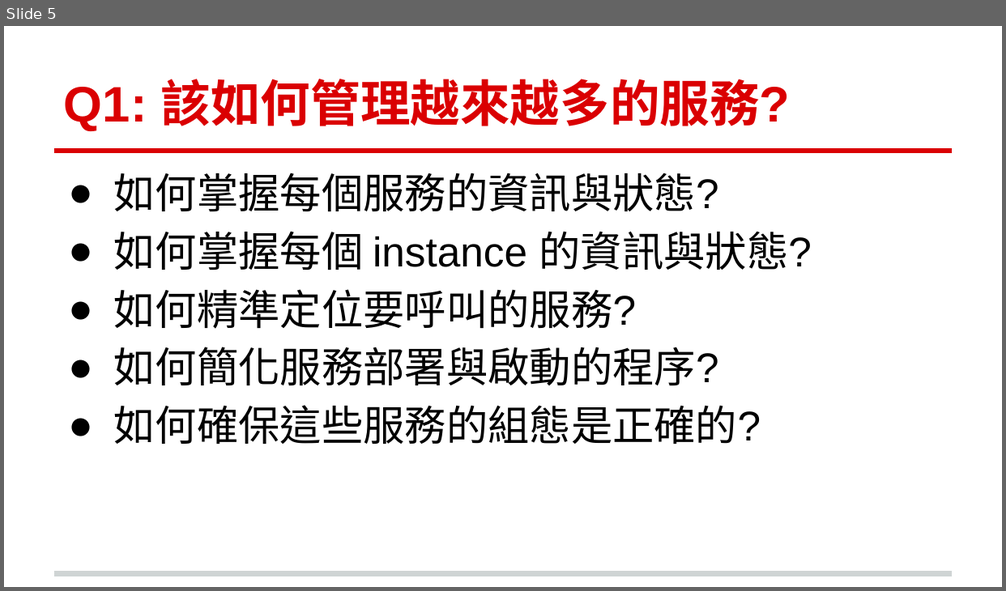
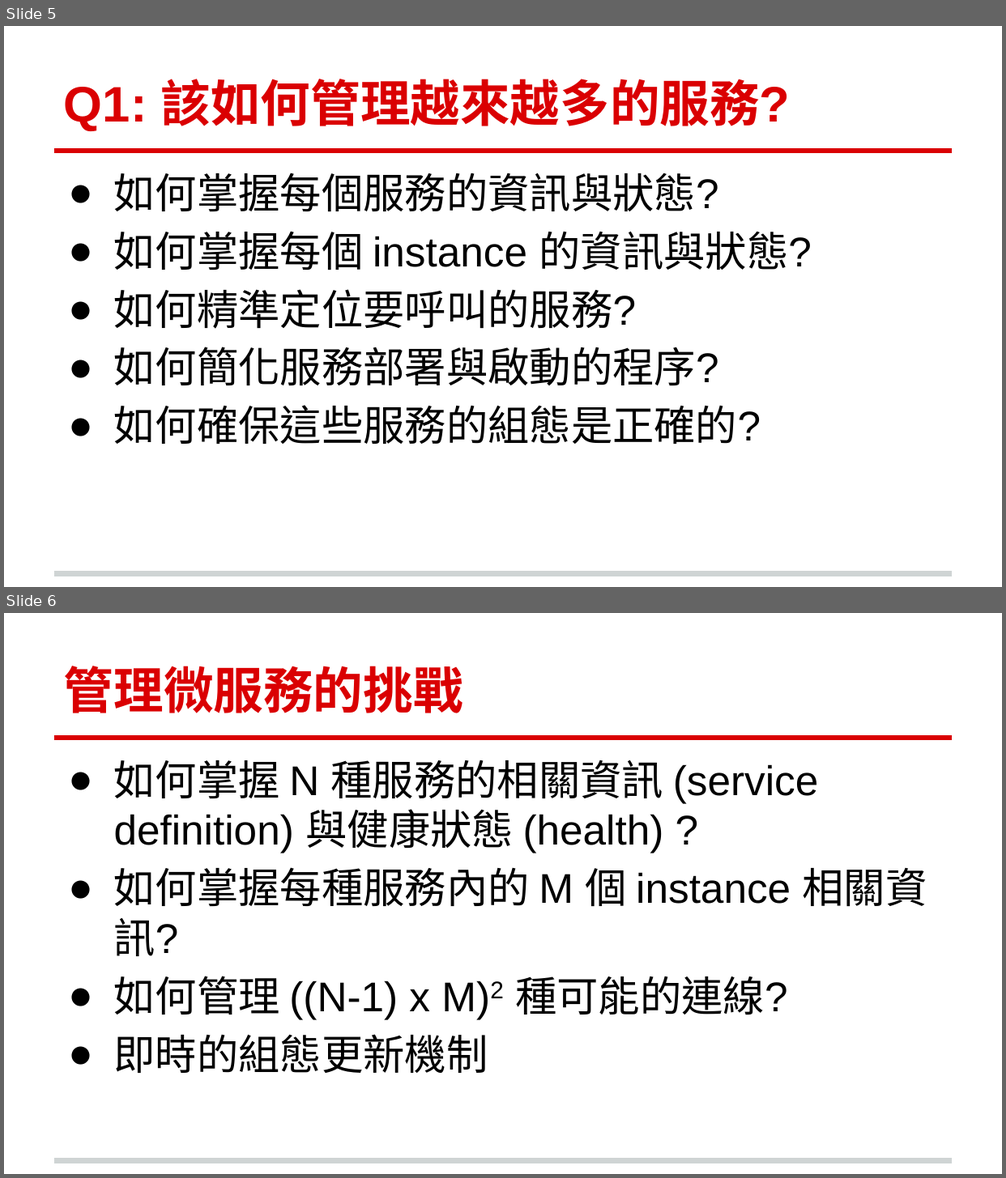
Before and after one commit to andrew0928/Meetup, a slide deck: 20180911.DevOpsDaysTaipei2018/Andrew-ServiceDiscovery (簡報).pptx. Shown one above the other, each under a label of ours: slide 5 before the commit, slides 5 and 6 after it. The pictures are 1006x591 and 1006x1178 pixels, drawn with LibreOffice and Linux fonts; fonts in the diff are those of the drawing; background and template pictures are left out. Boxes give left, top, right and bottom in pixels: in the first picture for what was removed or moved away, otherwise in the second. Text is boxed around its words. In the diff, an @@ line names an element or a change of style, - is before the commit and + after.

Commit message:
update

```diff
--- a/20180911.DevOpsDaysTaipei2018/Andrew-ServiceDiscovery (簡報).pptx
+++ b/20180911.DevOpsDaysTaipei2018/Andrew-ServiceDiscovery (簡報).pptx
@@ slide 6 added at (4, 613, 1002, 1174), background #FFFFFF; not listed: 2 template elements that a slide beside it also shows @@
@@ title added at (64, 666, 463, 713), 36 pt, text #DA0002, bold @@
+管理微服務的挑戰
@@ text added at (114, 760, 927, 1073), 30 pt, text #000000 @@
+● 如何掌握 N 種服務的相關資訊 (service definition) 與健康狀態 (health) ?
+● 如何掌握每種服務內的 M 個 instance 相關資訊?
+● 如何管理 ((N-1) x M)2 種可能的連線?
+● 即時的組態更新機制
```
